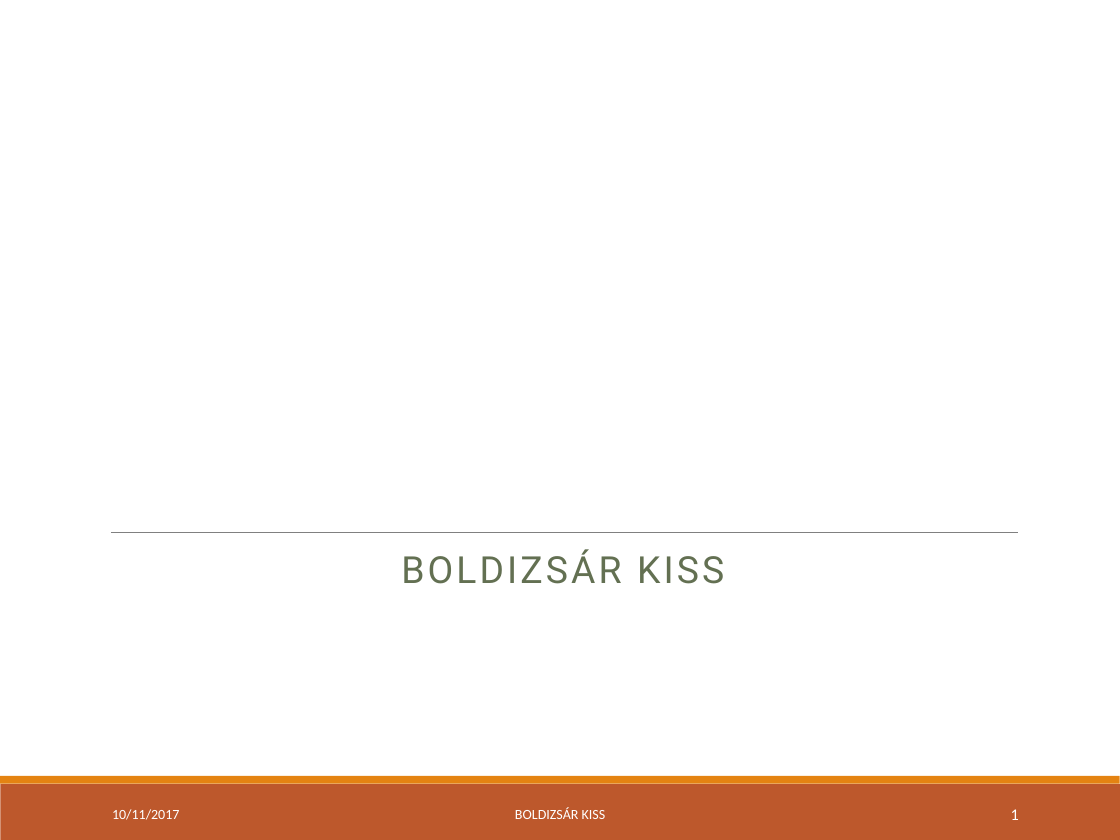
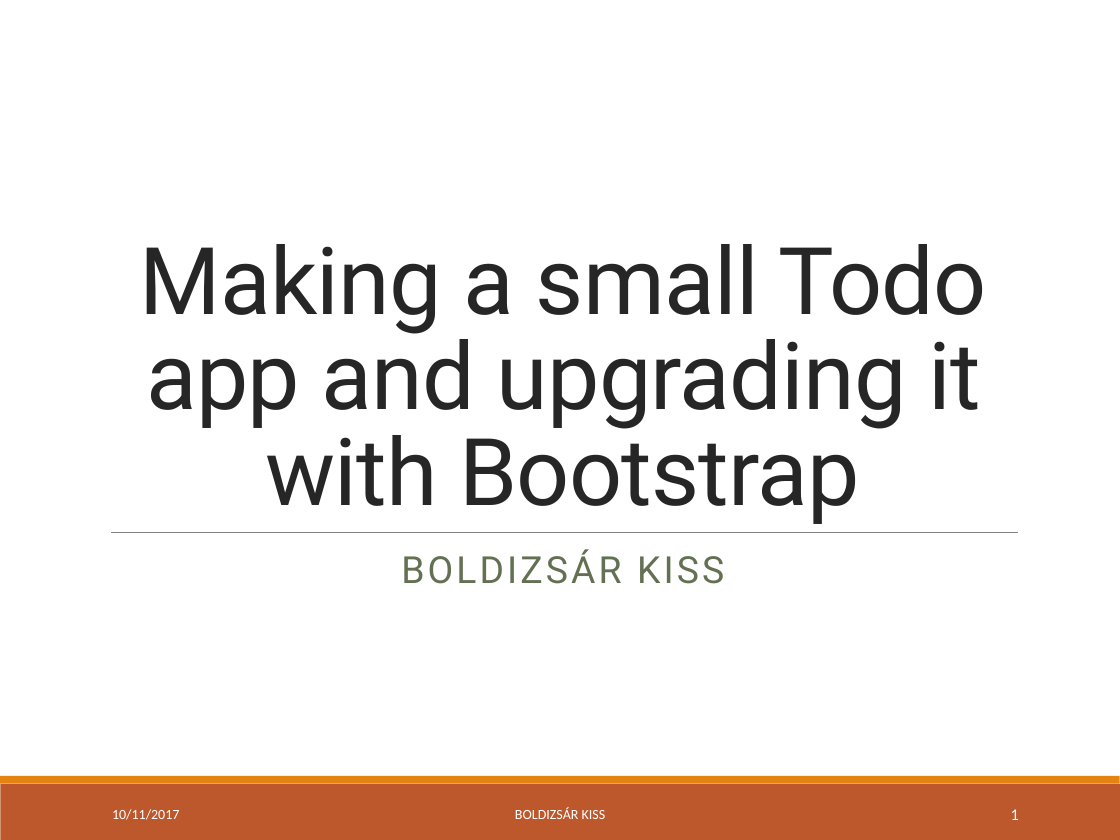
Before and after one commit to green-fox-academy/bpo106, a slide deck: slide 1 of week09/day05/demo/ppt-w09.pptx. Drawn at 1120x840 pixels with LibreOffice and Linux fonts; fonts in the diff are those of the drawing. Boxes give left, top, right and bottom in pixels: in the first picture for what was removed or moved away, otherwise in the second. Text is boxed around its words. In the diff, an @@ line names an element or a change of style, - is before the commit and + after.

```diff
--- a/week09/day05/demo/ppt-w09.pptx
+++ b/week09/day05/demo/ppt-w09.pptx
@@ title added at bbox=[140, 244, 987, 524], 60 pt, text #262626 @@
+Making a small Todo app and upgrading it with Bootstrap
```
Also in this commit, not shown: 5 other slides changed, 4 slides added, 4 other files.
